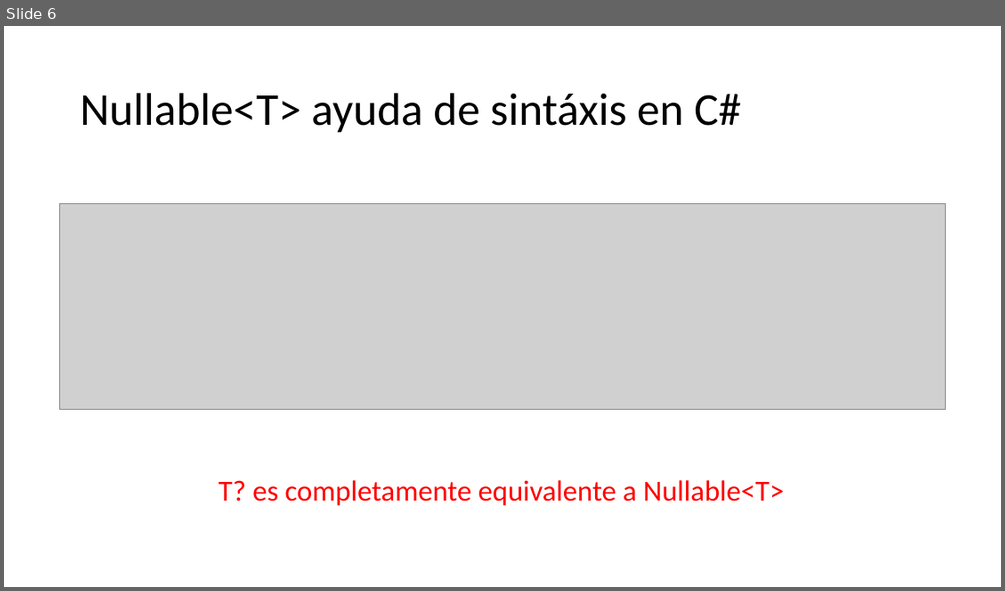
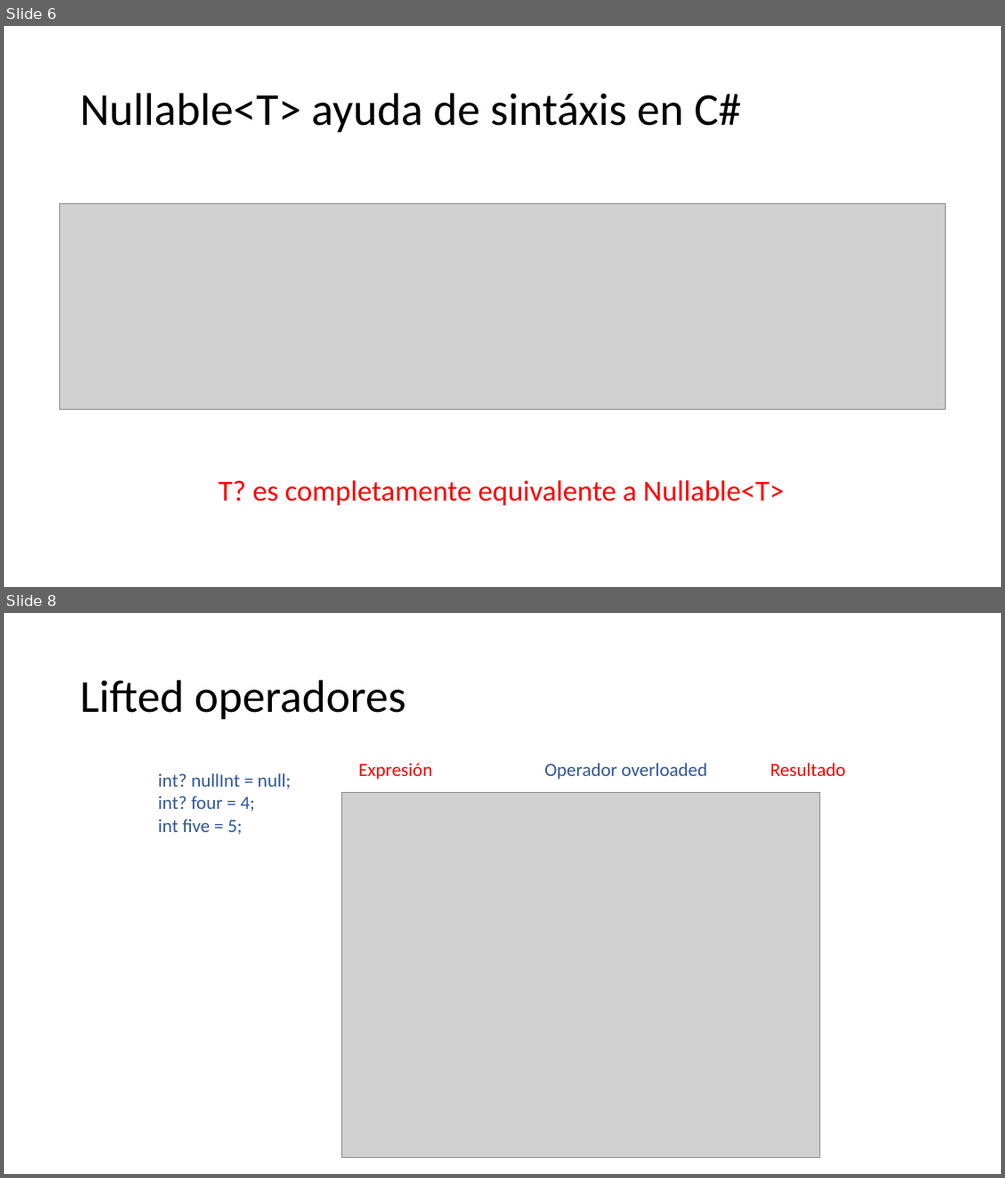
Before and after one commit to AlbertOsinaga/CursoNullable, a slide deck: Docs/Nullable.pptx. Shown one above the other, each under a label of ours: slide 6 before the commit, slides 6 and 8 after it; the slides between them are not shown. The pictures are 1005x591 and 1005x1178 pixels, drawn with LibreOffice and Linux fonts; fonts in the diff are those of the drawing; grey boxes stand for pictures. Boxes give left, top, right and bottom in pixels: in the first picture for what was removed or moved away, otherwise in the second. Text is boxed around its words. In the diff, an @@ line names an element or a change of style, - is before the commit and + after.

```diff
--- a/Docs/Nullable.pptx
+++ b/Docs/Nullable.pptx
@@ slide 8 added at (4,613,1001,1174), background #FFFFFF @@
@@ title added at (80,680,406,720), 44 pt, text #000000 @@
+Lifted operadores
@@ group added at (158,763,845,1158): 4 texts, 1 picture @@
+Expresión
+Operador overloaded
+Resultado
+int? nullInt = null;
+int? four = 4;
+int five = 5;
```
Also in this commit, not shown: 1 slide changed, 1 other slide added, 5 other files.
